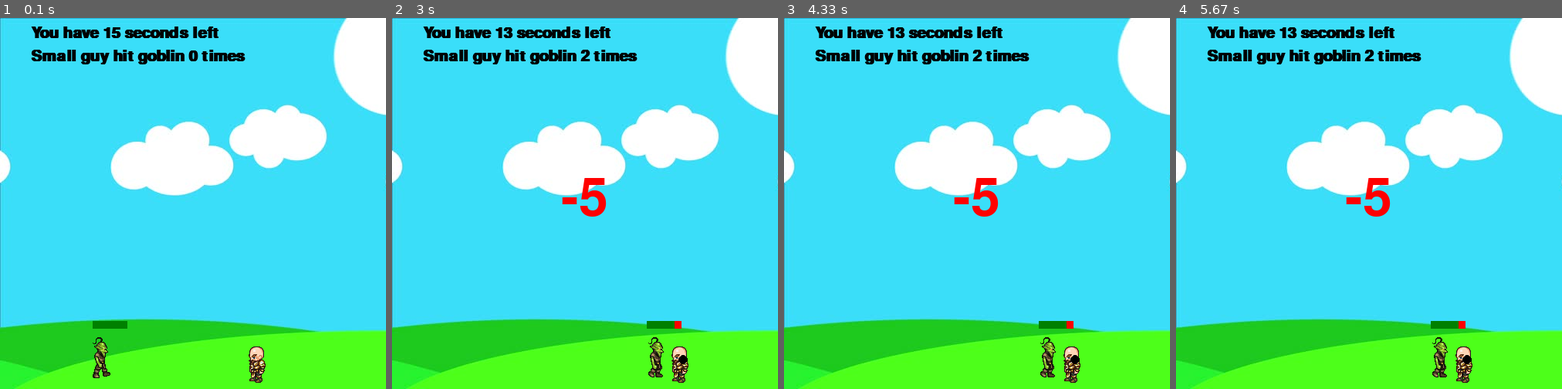
Above: before the commit, frames 1-4 (left to right).
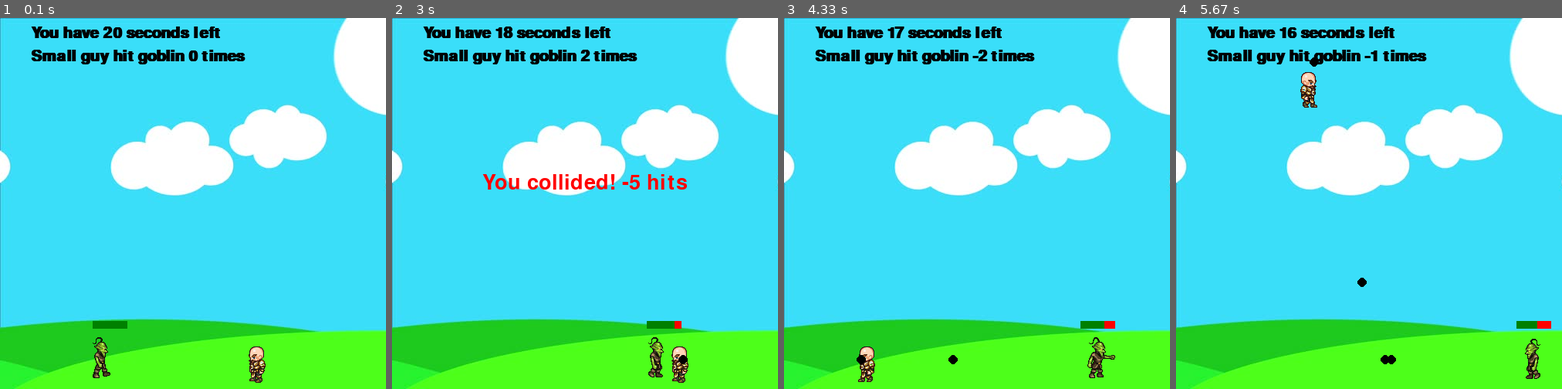
Above: after the commit, the same moments.

Repository: Jethet/python-games
Game: pygame game, started from pygame1_smallguy/small_guy_game.py
The game is run twice, just before and just after one commit, with the same random seed, the same clock (stepped at 60 frames per second) and the same inputs.
Inputs:
- Up to frame 1 (0.1 s): no input
- Up to frame 2 (3 s): tap Space at 0.33, 0.73, 1.03, 1.23, 1.57, 1.87, 2.07, 2.37, 2.63, 2.93 s; hold Right 0.67-1.13 s; hold Up 1.17-1.47 s; hold Right 1.5-1.97 s; hold Left 2-2.53 s; hold Left 2.57-2.97 s
- Up to frame 3 (4.33 s): hold Right 3.4-4.03 s; tap Space at 3.47, 3.77, 4.13 s; hold Left from 4.07 s (still down)
- Up to frame 4 (5.67 s): tap Space at 4.43, 4.63, 4.93, 5.13, 5.47 s; release Left at 4.53 s; hold Right 4.57-5.03 s; hold Up 5.07-5.37 s; hold Right from 5.4 s (still down)

The runs differ from the first frame. In frame 1, 0.4% of the frame differs, in the area x 26-57%, y 2-6%; in frame 2, 1.4%; in frame 3, 2.8%, in the area x 18-86%, y 2-99%; in frame 4, 2.5%.

Commit message:
Change warning text; reduce time text is on screen

Diff:
--- a/pygame1_smallguy/small_guy_game.py
+++ b/pygame1_smallguy/small_guy_game.py
@@ -89,8 +89,8 @@
         self.x = 60
         self.y = 410
         self.walkCount = 0
-        textCollide = pygame.font.SysFont("comicsans", 100)
-        text = textCollide.render("-5", 1, (255, 0, 0))
+        textCollide = pygame.font.SysFont("comicsans", 40)
+        text = textCollide.render("You collided! -5 hits", 1, (255, 0, 0))
         # text has to be in center: calculate center of screen minus half of textwidth
         # the 200 for the height is a bit random (screenheight is 480 here)
         win.blit(text, ((500/2) - (text.get_width()/2), 200))
@@ -98,12 +98,12 @@
         # to see the text we need to pause the game for a bit BUT it has to still be
         # possible to quit the game:
         i = 0
-        while i < 300:
-            pygame.time.delay(10)
+        while i < 200:
+            pygame.time.delay(5)
             i += 1
             for event in pygame.event.get():
                 if event.type == pygame.QUIT:
-                    i = 301
+                    i = 201
                     pygame.quit()
 
 class projectile(object):
@@ -225,7 +225,7 @@
 bullets = []
 shootLoop = 0
 running = True
-playSeconds = 15
+playSeconds = 20
 
 while running:
 
